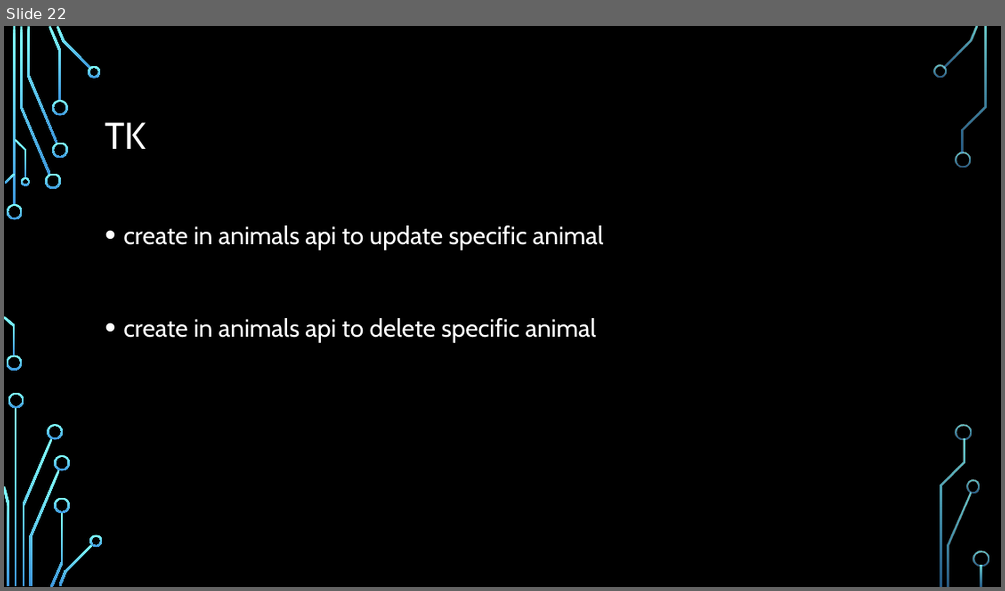
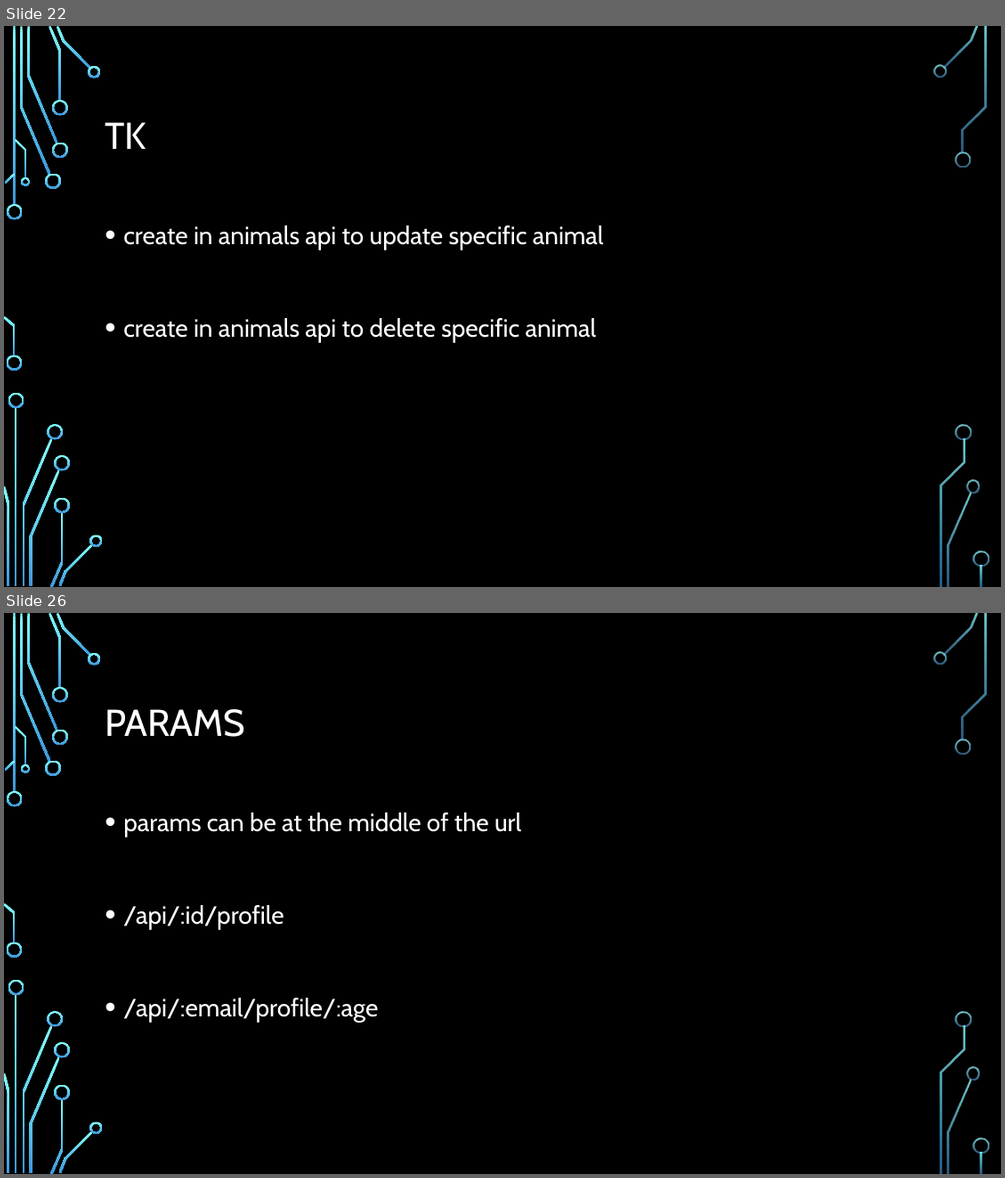
Before and after one commit to Rlss91/hu_morning_nodejs_W011121MR, a slide deck: docs/node js.pptx. Shown one above the other, each under a label of ours: slide 22 before the commit, slides 22 and 26 after it; the slides between them are not shown. The pictures are 1005x591 and 1005x1178 pixels, drawn with LibreOffice and Linux fonts; fonts in the diff are those of the drawing; background and template pictures are left out. Boxes give left, top, right and bottom in pixels: in the first picture for what was removed or moved away, otherwise in the second. Text is boxed around its words. In the diff, an @@ line names an element or a change of style, - is before the commit and + after.

Commit message:
params

```diff
--- a/docs/node js.pptx
+++ b/docs/node js.pptx
@@ slide 26 added at [4,613,1001,1174], background picture (left out); not listed: 36 template elements that a slide beside it also shows @@
@@ title added at [105,709,245,737], 36 pt, text #FFFFFF @@
+PARAMS
@@ text added at [123,812,521,1022], 24 pt, text #FFFFFF @@
+• params can be at the middle of the url
+• /api/:id/profile
+• /api/:email/profile/:age
```
Also in this commit, not shown: 6 other slides added, 1 other file.
